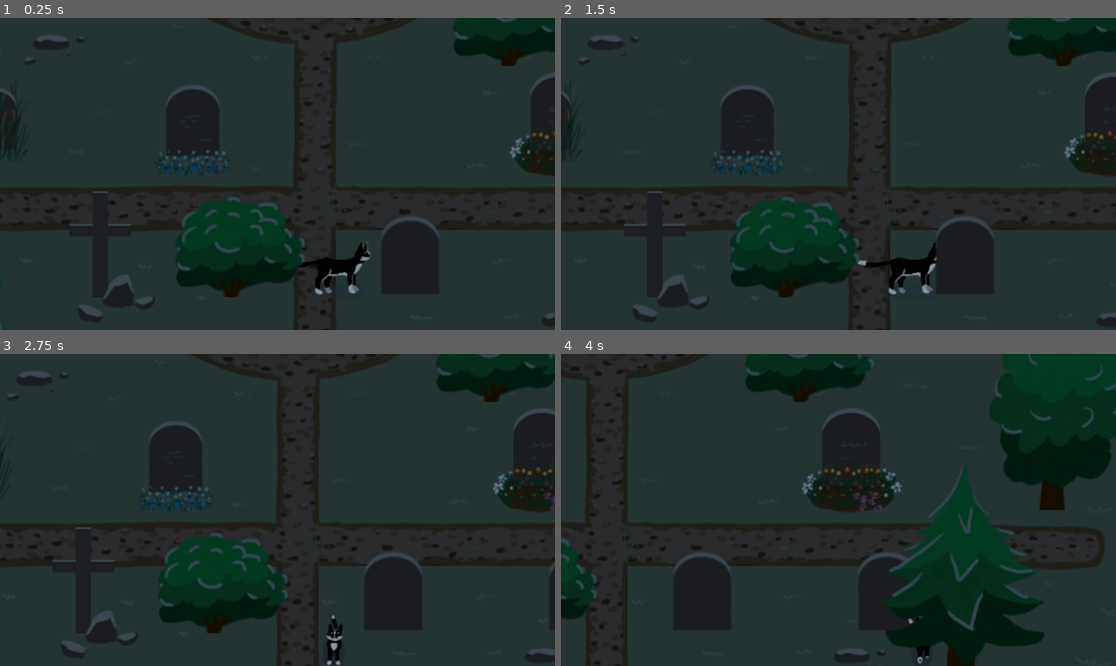
Above: before the commit, frames 1-4 (two rows, left to right).
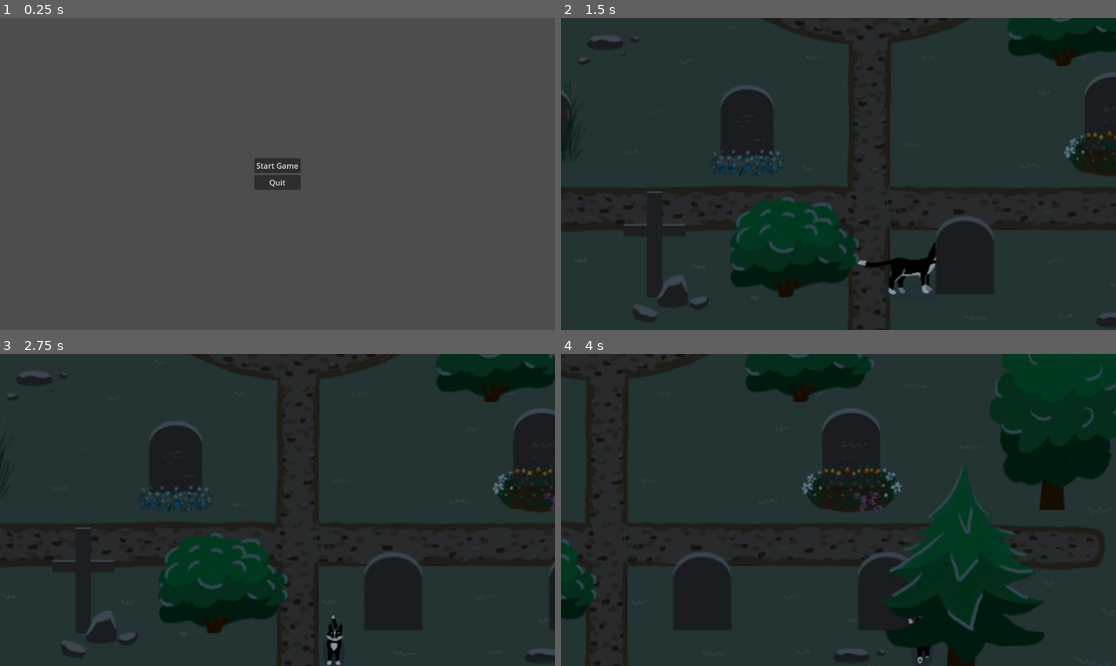
Above: after the commit, the same moments.

Repository: castlele/nine-lives
Game: Godot game, scene res://scenes/main.tscn
The game is run twice, just before and just after one commit, with the same random seed, the same clock (stepped at 60 frames per second) and the same inputs. After the commit the project has no main scene; this scene is started directly in both runs.
Inputs (mouse positions are in pixels of both pictures, inside the frame that each line leads up to):
- Up to frame 1 (0.25 s): no input
- Up to frame 2 (1.5 s): click (838, 164) at 0.5 s, where only the run after the commit has a clickable "Start Game"; move the mouse to (960, 158) at 1.27 s; hold Right (ui_right) from 1.28 s (still down); click (960, 158) at 1.42 s
- Up to frame 3 (2.75 s): move the mouse to (166, 525) at 2.02 s; release Right (ui_right) at 2.03 s; hold Down (ui_down) from 2.03 s (still down)
- Up to frame 4 (4 s): move the mouse to (894, 441) at 2.77 s; release Down (ui_down) at 2.78 s; hold Right (ui_right) 2.78-3.53 s; move the mouse to (810, 572) at 3.52 s; hold Up (ui_up) from 3.53 s (still down); click (810, 572) at 3.67 s

The runs differ from the first frame. In frame 1, 99% of the frame differs, in the area x 0-100%, y 0-100%; in frame 2, less than 0.1%; in frame 3, less than 0.1%; in frame 4, nothing differs.

Commit message:
feat(main_menu): add start game and quit game buttons

Diff:
--- a/project.godot
+++ b/project.godot
@@ -11,7 +11,6 @@
 [application]
 
 config/name="nine-lives"
-run/main_scene="uid://cilk6rb8xl3uw"
 config/features=PackedStringArray("4.4", "GL Compatibility")
 config/icon="res://icon.svg"
 
--- /dev/null
+++ b/scenes/exit_button.gd
@@ -0,0 +1,5 @@
+extends Button
+
+
+func _on_pressed() -> void:
+	get_tree().quit()
--- a/scenes/main.tscn
+++ b/scenes/main.tscn
@@ -1,7 +1,40 @@
-[gd_scene load_steps=2 format=3 uid="uid://cilk6rb8xl3uw"]
+[gd_scene load_steps=3 format=3 uid="uid://kfrb2dnqx1e0"]
 
-[ext_resource type="PackedScene" uid="uid://cyhrkdl02efed" path="res://scenes/grave_yard/grave_yard.tscn" id="1_o5qli"]
+[ext_resource type="Script" uid="uid://c4mvecwuiep8" path="res://scenes/start_button.gd" id="1_0wfyh"]
+[ext_resource type="Script" uid="uid://45fakg2s42af" path="res://scenes/exit_button.gd" id="1_o5qli"]
 
-[node name="Main" type="Node2D"]
+[node name="Main" type="Control"]
+layout_mode = 3
+anchors_preset = 15
+anchor_right = 1.0
+anchor_bottom = 1.0
+grow_horizontal = 2
+grow_vertical = 2
 
-[node name="grave_yard" parent="." instance=ExtResource("1_o5qli")]
+[node name="VStack" type="VBoxContainer" parent="."]
+layout_mode = 1
+anchors_preset = 8
+anchor_left = 0.5
+anchor_top = 0.5
+anchor_right = 0.5
+anchor_bottom = 0.5
+offset_left = -48.0
+offset_top = -33.0
+offset_right = 48.0
+offset_bottom = 33.0
+grow_horizontal = 2
+grow_vertical = 2
+alignment = 1
+
+[node name="StartButton" type="Button" parent="VStack"]
+layout_mode = 2
+text = "Start Game"
+script = ExtResource("1_0wfyh")
+
+[node name="ExitButton" type="Button" parent="VStack"]
+layout_mode = 2
+text = "Quit"
+script = ExtResource("1_o5qli")
+
+[connection signal="pressed" from="VStack/StartButton" to="VStack/StartButton" method="_on_pressed"]
+[connection signal="pressed" from="VStack/ExitButton" to="VStack/ExitButton" method="_on_pressed"]
--- /dev/null
+++ b/scenes/start_button.gd
@@ -0,0 +1,7 @@
+extends Button
+
+
+func _on_pressed() -> void:
+	var level = load("res://scenes/grave_yard/grave_yard.tscn")
+
+	get_tree().change_scene_to_packed(level)
Not shown, added: scenes/exit_button.gd.uid
Not shown, added: scenes/start_button.gd.uid
